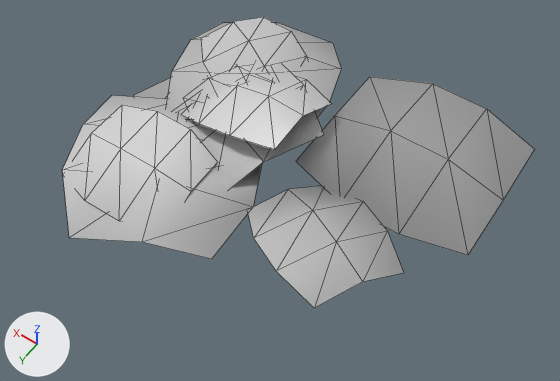
The glTF model game/assets/flora/SM_Flower_Patch_01.glb: old version first, new version second.
The view is the same before and after, from a 50 mm camera at (-1.017, 1.411, 2.132) aimed at (-0.053, 0.062, 0.011). The axes (+X, +Y, +Z) are drawn at lower left. The lights are the same throughout. The older version comes first. Mesh edges are drawn as thin lines.

Objects in the first picture: 'SM_Flower_Patch_01'.
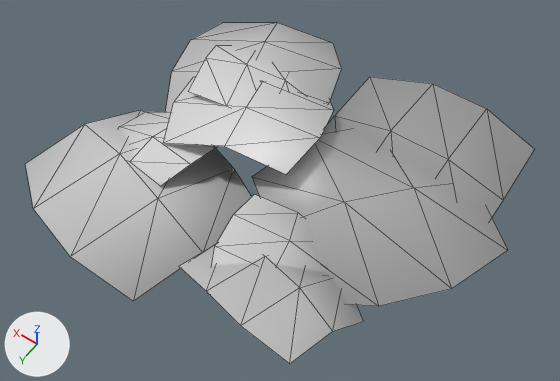
The edits, one by one:
me_sm_flower_patch_01_001 is used by ob_sm_flower_patch_01; location (0.0, 0.0, 0.0).
me_sm_flower_patch_01_001 had 108 vertices, 108 faces and spanned x -0.704..0.752, y -0.712..0.631, z -0.021..0.16.
me_sm_flower_patch_01_001 now has 108 vertices, 108 faces and spans x -0.801..0.728, y -0.712..0.698, z -0.039..0.174.
me_sm_flower_patch_01_001 part 1: the loose piece of 12 vertices spanning x -0.565..-0.025, y -0.064..0.399, z -0.016..0.102 is multiplied about its middle by the matrix ((0.286, 0.75, 0.269), (-0.764, 0.34, -0.134), (-0.226, -0.198, 0.792)), then moved by (0.686, -0.024, 0.011).
me_sm_flower_patch_01_001 part 2: the loose piece of 12 vertices spanning x 0.192..0.585, y -0.434..0.015, z -0.021..0.12 is multiplied about its middle by the matrix ((-0.778, 0.776, -0.158), (-0.791, -0.765, 0.145), (-0.007, 0.215, 1.089)), then moved by (-0.612, 0.543, 0.003).
me_sm_flower_patch_01_001 part 3: the loose piece of 12 vertices spanning x -0.008..0.438, y -0.381..0.056, z -0.008..0.16 is multiplied about its middle by the matrix ((-0.401, -1.184, -0.011), (1.059, -0.354, -0.562), (0.529, -0.189, 1.116)), then moved by (-0.004, 0.028, -0.008).
me_sm_flower_patch_01_001 part 4: 48 of 108 vertices moved; they spanned x -0.058..0.752, y -0.567..0.631, z -0.011..0.14 and now span x -0.801..0.728, y -0.541..0.698, z -0.039..0.166; mean shift (-0.362, 0.092, -0.001); largest move (0.752, 0.05, -0.004) -> (-0.354, -0.541, -0.003).
me_sm_flower_patch_01_001 part 5: 23 faces centred in x -0.158..0.543, y -0.387..0.483, z 0.042..0.15 are repainted in the vertex colours; the middle colour goes from white #f4f4f4 to light grey #e2e2e2.

Where the change shows, as pixel boxes [x1, y1, x2, y2] in the pictures (560 x 381 px; the box of a moved part takes in the faces that stretch with it):
'SM_Flower_Patch_01', reshaped (8% wider, 17% taller)
    before: [62, 17, 534, 308]
    after: [25, 23, 534, 364]
part 1 of me_sm_flower_patch_01_001, moved or reshaped
    before: [247, 186, 403, 308]
    after: [120, 111, 218, 186]
part 2 of me_sm_flower_patch_01_001, moved or reshaped
    before: [186, 66, 278, 107]
    after: [212, 194, 325, 272]
part 3 of me_sm_flower_patch_01_001, moved or reshaped
    before: [181, 76, 331, 150]
    after: [163, 76, 333, 174]
part 4 of me_sm_flower_patch_01_001, moved or reshaped
    before: [62, 17, 324, 259]
    after: [25, 45, 508, 364]
part 5 of me_sm_flower_patch_01_001, recoloured
    before: [62, 85, 331, 242]
    after: [25, 76, 452, 331]
